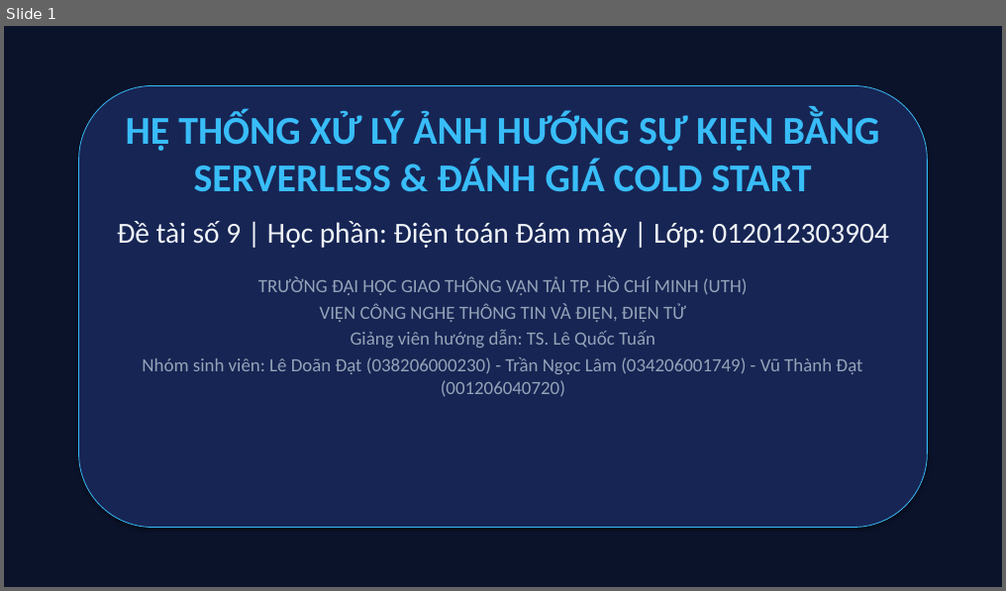
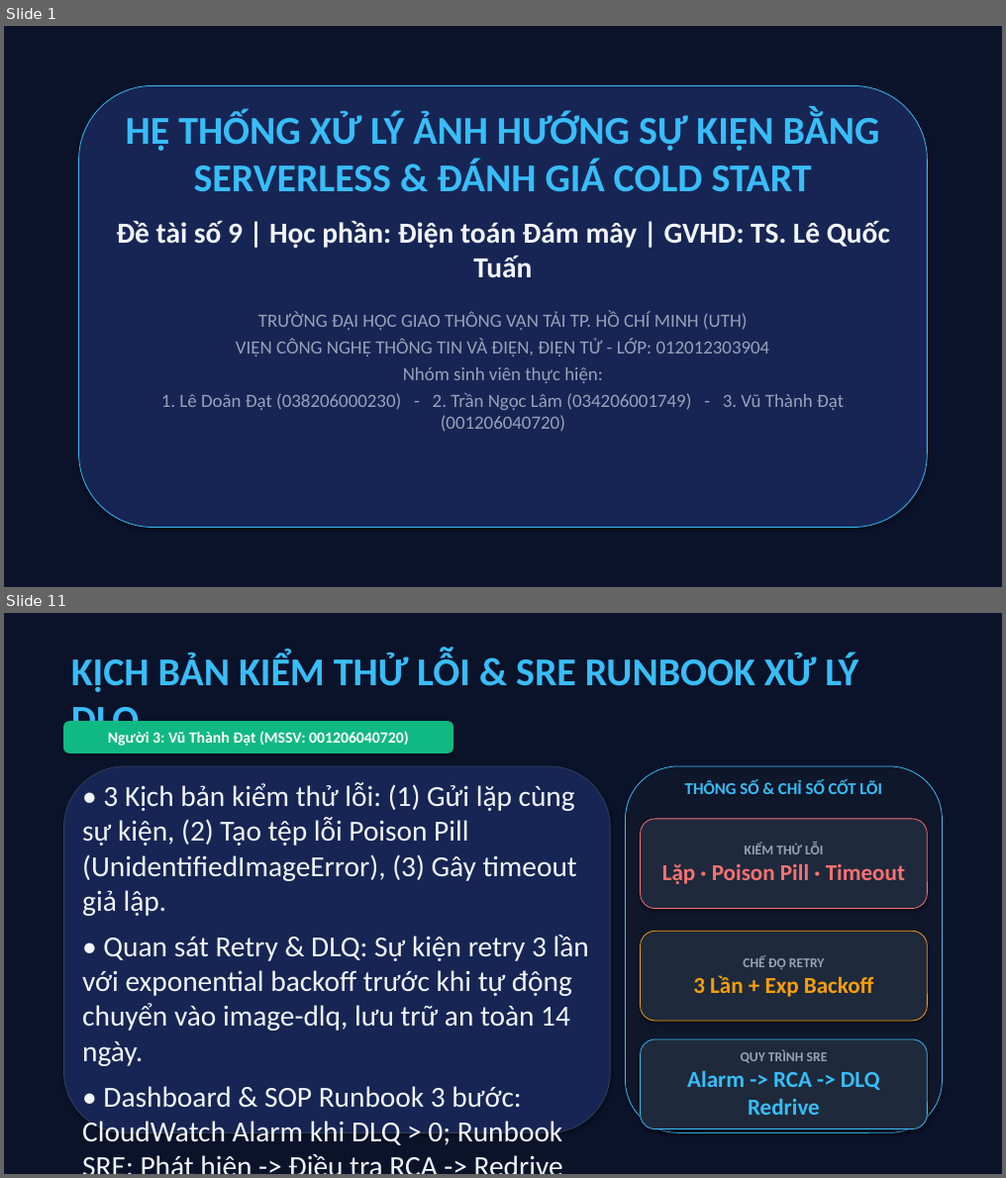
Before and after one commit to datdanghoccode/DTDM_XuLyAnh_Serverless, a slide deck: docs/DTDM_ThuyetTrinh_DeTai9.pptx. Shown one above the other, each under a label of ours: slide 1 before the commit, slides 1 and 11 after it; the slides between them are not shown. The pictures are 1006x591 and 1006x1178 pixels, drawn with LibreOffice and Linux fonts; fonts in the diff are those of the drawing. Boxes give left, top, right and bottom in pixels: in the first picture for what was removed or moved away, otherwise in the second. Text is boxed around its words. In the diff, an @@ line names an element or a change of style, - is before the commit and + after.

```diff
--- a/docs/DTDM_ThuyetTrinh_DeTai9.pptx
+++ b/docs/DTDM_ThuyetTrinh_DeTai9.pptx
@@ slide 11 added at (4,613,1002,1174), background #FFFFFF @@
@@ rectangle added at (4,613,1002,1174), fill #0B132B, outline #0B132B 0.75 pt @@
@@ text added at (71,653,858,744), 38 pt, text #38BDF8, bold @@
+KỊCH BẢN KIỂM THỬ LỖI & SRE RUNBOOK XỬ LÝ DLQ
@@ rounded rectangle added at (63,722,453,753), fill #10B981, outline #10B981 0.75 pt, 15 pt, text #FFFFFF, bold @@
+Người 3: Vũ Thành Đạt (MSSV: 001206040720)
@@ rounded rectangle added at (63,766,611,1134), fill #172554, outline #334155 0.75 pt @@
@@ text added at (82,782,589,1149), 28 pt, text #F1F5F9 @@
+• 3 Kịch bản kiểm thử lỗi: (1) Gửi lặp cùng sự kiện, (2) Tạo tệp lỗi Poison Pill (UnidentifiedImageError), (3) Gây timeout giả lập.
+• Quan sát Retry & DLQ: Sự kiện retry 3 lần với exponential backoff trước khi tự động chuyển vào image-dlq, lưu trữ an toàn 14 ngày.
+• Dashboard & SOP Runbook 3 bước: CloudWatch Alarm khi DLQ > 0; Runbook SRE: Phát hiện -> Điều tra RCA -> Redrive an toàn.
@@ rounded rectangle added at (626,766,943,1134), fill #0F172A, outline #38BDF8 0.75 pt @@
@@ text added at (685,780,882,794), 16 pt, text #38BDF8, bold @@
+THÔNG SỐ & CHỈ SỐ CỐT LÕI
@@ rounded rectangle added at (641,819,927,909), fill #1E293B, outline #F87171 0.75 pt, 22 pt, text #F87171, bold @@
+KIỂM THỬ LỖI
+Lặp · Poison Pill · Timeout
@@ rounded rectangle added at (641,931,927,1021), fill #1E293B, outline #F59E0B 0.75 pt, 22 pt, text #F59E0B, bold @@
+CHẾ ĐỘ RETRY
+3 Lần + Exp Backoff
@@ rounded rectangle added at (641,1040,927,1130), fill #1E293B, outline #38BDF8 0.75 pt, 22 pt, text #38BDF8, bold @@
+QUY TRÌNH SRE
+Alarm -> RCA -> DLQ Redrive
@@ slide 1 changed as well @@
@@ text at (116,221,890,278): text changed; bold on @@
-Đề tài số 9 | Học phần: Điện toán Đám mây | Lớp: 012012303904
+Đề tài số 9 | Học phần: Điện toán Đám mây | GVHD: TS. Lê Quốc Tuấn
@@ text at (161,338,844,431): text changed @@
-VIỆN CÔNG NGHỆ THÔNG TIN VÀ ĐIỆN, ĐIỆN TỬ
-Giảng viên hướng dẫn: TS. Lê Quốc Tuấn
-Nhóm sinh viên: Lê Doãn Đạt (038206000230) - Trần Ngọc Lâm (034206001749) - Vũ Thành Đạt (001206040720)
+VIỆN CÔNG NGHỆ THÔNG TIN VÀ ĐIỆN, ĐIỆN TỬ - LỚP: 012012303904
+Nhóm sinh viên thực hiện:
+1. Lê Doãn Đạt (038206000230) - 2. Trần Ngọc Lâm (034206001749) - 3. Vũ Thành Đạt (001206040720)
```
Also in this commit, not shown: 8 other slides changed, 3 other slides added, 4 slides removed, 3 other files.
